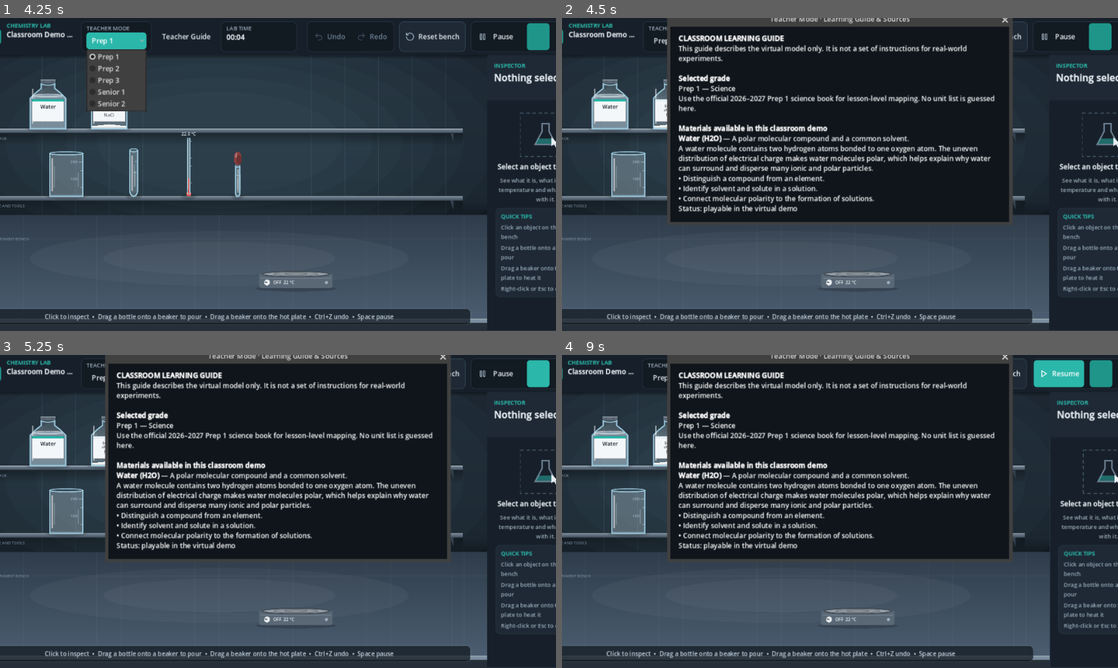
Above: before the commit, frames 1-4 (two rows, left to right).
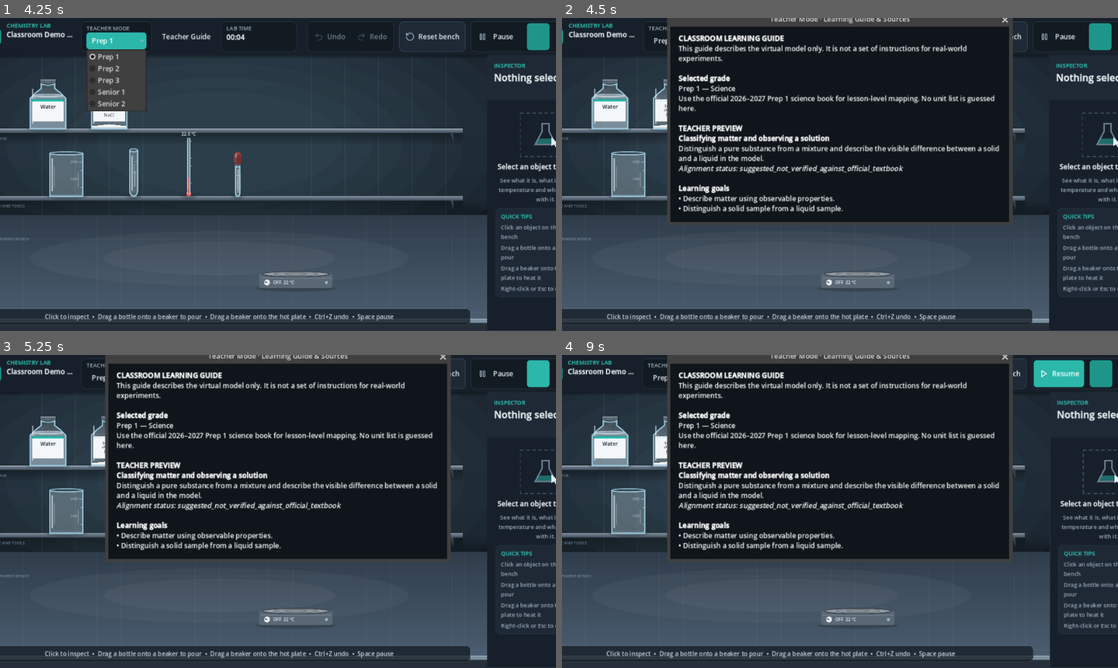
Above: after the commit, the same moments.

Repository: KareemMohammadeen/chemistry-lab-2d
Game: Godot game, scene res://scenes/main.tscn
Same seed, same stepped clock (60 frames per second), same inputs: the game is played once before the commit and once after it.
Inputs (mouse positions are in pixels of both pictures, inside the frame that each line leads up to):
- Up to frame 1 (4.25 s): click "Teacher Guide" at 0.5 s; click "Start Classroom Demo" at 1.25 s; click "Prep 1" at 2 s; click (539, 36) at 2.75 s; click "Prep 1" at 3.5 s
- Up to frame 2 (4.5 s): click "Teacher Guide" at 4.25 s
- Up to frame 3 (5.25 s): click (539, 373) at 5 s
- Up to frame 4 (9 s): click "Prep 1" at 5.75 s; click "Teacher Guide" at 6.5 s; click (1101, 373) at 7.25 s; click "Reset bench" at 8 s; click "Pause" at 8.75 s

Frame 1 is identical in both runs. In frame 2, 4.5% of the frame differs, in the area x 20-79%, y 34-63%; in frame 3, 4.5%; in frame 4, 4.5%.

Commit message:
Complete teacher demo and presentation flow: scripts/ui/library_panel.gd

Diff:
--- a/scripts/ui/library_panel.gd
+++ b/scripts/ui/library_panel.gd
@@ -23,6 +23,7 @@
 const CLASSROOM_EQUIPMENT_IDS: Array[String] = ["beaker_250ml", "test_tube_20ml", "thermometer_general", "dropper_3ml", "hot_plate_basic"]
 const SAFE_REFERENCE_COMPOUND_IDS: Array[String] = ["glucose", "sucrose", "starch"]
 const LEARNING_GUIDE_PATH := "res://data/learning/learning_guide.json"
+const TEACHER_PREVIEWS_PATH := "res://data/learning/teacher_previews.json"
 
 @export var subtitle_label: Label
 @export var content_box: VBoxContainer
@@ -35,6 +36,7 @@
 var _section_written: Dictionary = {}
 var _curriculum_profile: Dictionary = {}
 var _guide_window: Window
+var _guide_rich_text: RichTextLabel
 
 
 func bind(host: SimulationHost) -> void:
@@ -132,11 +134,15 @@
 	open_learning_guide(_curriculum_profile)
 
 
-func open_learning_guide(_profile: Dictionary = {}) -> void:
+func open_learning_guide(profile: Dictionary = {}) -> void:
+	if not profile.is_empty():
+		_curriculum_profile = profile.duplicate(true)
+	var data := JsonDataLoader.load_dictionary(LEARNING_GUIDE_PATH)
 	if is_instance_valid(_guide_window):
+		if is_instance_valid(_guide_rich_text):
+			_guide_rich_text.text = _build_learning_guide_text(data)
 		_guide_window.popup_centered(Vector2i(780, 680))
 		return
-	var data := JsonDataLoader.load_dictionary(LEARNING_GUIDE_PATH)
 	if data.is_empty():
 		EventBus.feedback_message_requested.emit("The learning guide could not be loaded.", &"warning")
 		return
@@ -165,6 +171,7 @@
 	rich.autowrap_mode = TextServer.AUTOWRAP_WORD_SMART
 	rich.meta_clicked.connect(_open_guide_link)
 	rich.text = _build_learning_guide_text(data)
+	_guide_rich_text = rich
 	scroll.add_child(rich)
 
 	add_child(_guide_window)
@@ -178,6 +185,7 @@
 	output += "[b]Selected grade[/b]\n"
 	output += "%s — %s\n" % [str(_curriculum_profile.get("label", "Not selected")), str(_curriculum_profile.get("subject", "Select a grade"))]
 	output += "%s\n\n" % str(_curriculum_profile.get("note", "Choose a grade in the top bar."))
+	output += _build_grade_preview_text(str(_curriculum_profile.get("id", "")))
 	output += "[b]Materials available in this classroom demo[/b]\n"
 	for material_value in data.get("materials", []):
 		var material: Dictionary = material_value
@@ -209,6 +217,33 @@
 	return output
 
 
+func _build_grade_preview_text(profile_id: String) -> String:
+	var data := JsonDataLoader.load_dictionary(TEACHER_PREVIEWS_PATH)
+	if data.is_empty():
+		return "[b]Teacher preview[/b]\nNo grade preview data is available.\n\n"
+	for preview_value in data.get("grade_previews", []):
+		var preview: Dictionary = preview_value
+		if str(preview.get("profile_id", "")) != profile_id:
+			continue
+		var status := str(preview.get("curriculum_alignment_status", "suggested_not_verified_against_official_textbook"))
+		var output := "[b]TEACHER PREVIEW[/b]\n"
+		output += "[b]%s[/b]\n%s\n" % [str(preview.get("title", "")), str(preview.get("focus", ""))]
+		output += "[i]Alignment status: %s[/i]\n\n" % status
+		output += "[b]Learning goals[/b]\n"
+		for goal in preview.get("learning_goals", []):
+			output += "• %s\n" % str(goal)
+		output += "\n[b]Materials and equipment[/b]\nMaterials: %s\nEquipment: %s\n\n" % [
+			", ".join(PackedStringArray(preview.get("material_ids", []))),
+			", ".join(PackedStringArray(preview.get("equipment_ids", [])))]
+		output += "[b]Suggested virtual lesson flow[/b]\n"
+		for step in preview.get("virtual_flow", []):
+			output += "• %s\n" % str(step)
+		output += "\n[b]Teacher prompt[/b]\n%s\n\n" % str(preview.get("teacher_prompt", ""))
+		output += "This is a suggested software activity, not a claim about the official textbook's exact lesson order.\n\n"
+		return output
+	return "[b]Teacher preview[/b]\nNo preview is mapped to this profile yet.\n\n"
+
+
 func _open_guide_link(meta: Variant) -> void:
 	var url := str(meta)
 	if url.begins_with("https://"):
